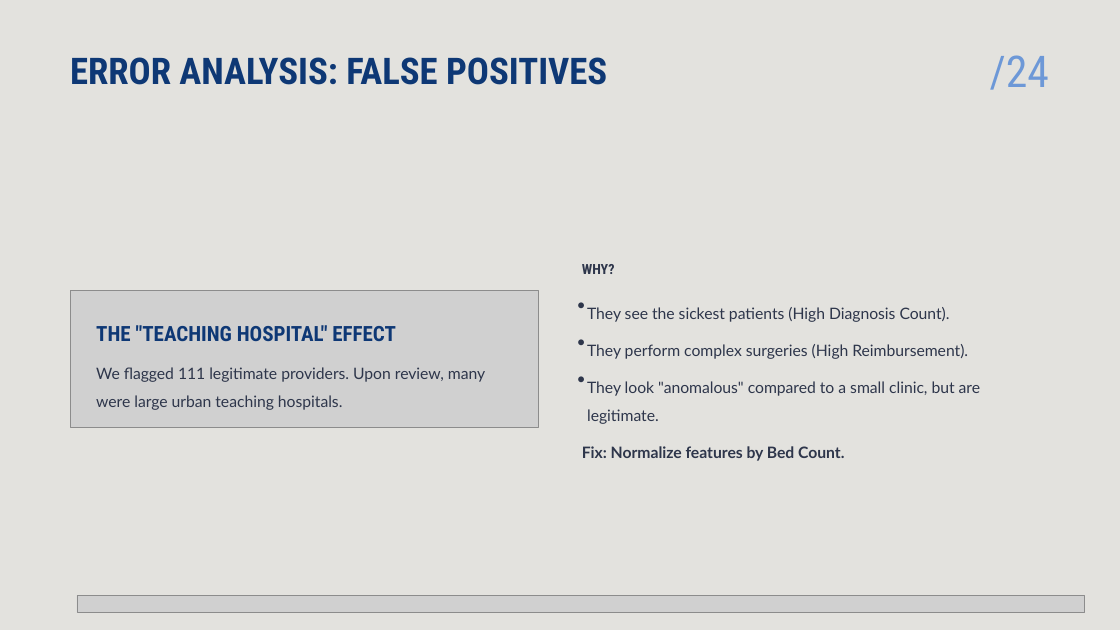
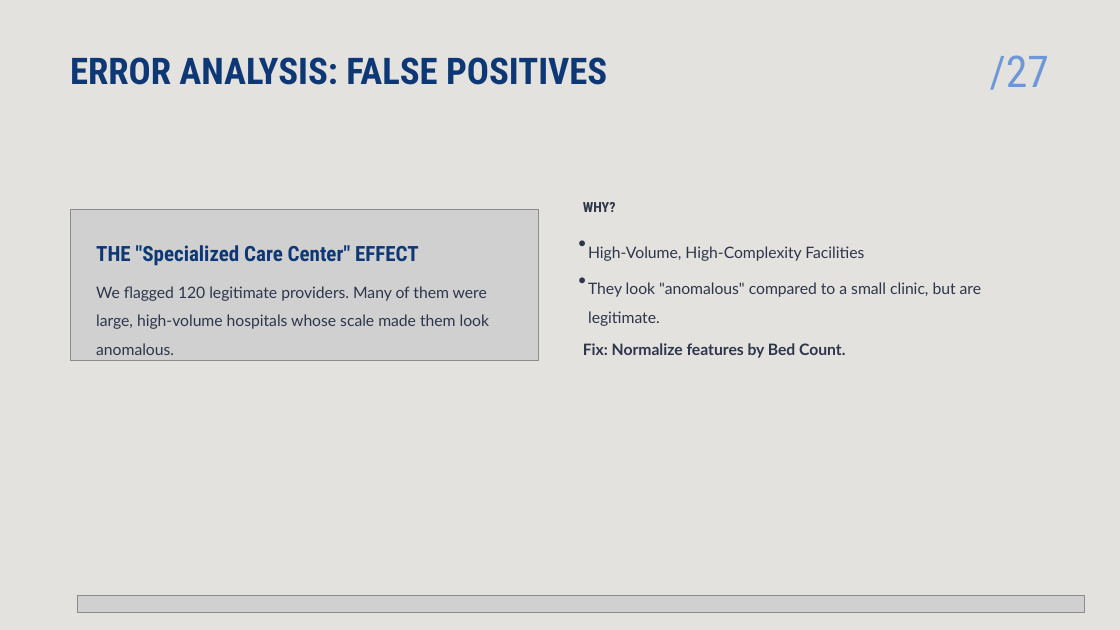
Before and after one commit to Ali-Tharwat/fraud_detection_project, a slide deck: slide 28 of reports/presentation.pptx (slide 25 before the commit). Drawn at 1120x630 pixels with LibreOffice and Linux fonts; fonts in the diff are those of the drawing; grey boxes stand for pictures. Boxes give left, top, right and bottom in pixels: in the first picture for what was removed or moved away, otherwise in the second. Text is boxed around its words. In the diff, an @@ line names an element or a change of style, - is before the commit and + after.

```diff
--- a/reports/presentation.pptx
+++ b/reports/presentation.pptx
@@ text at [990, 55, 1049, 90]: text changed @@
-/24
+/27
@@ picture: place and size @@
-picture at [70, 290, 538, 428]
+picture at [70, 209, 538, 360]
@@ text "WHY?": place and size @@
-text "WHY?" at [582, 264, 615, 274]
+text "WHY?" at [583, 202, 616, 212]
@@ text "•" rewrapped from [576, 332, 581, 355] to [578, 233, 583, 252] @@
@@ text at [96, 245, 419, 266]: text changed @@
-THE "TEACHING HOSPITAL" EFFECT
+THE "Specialized Care Center" EFFECT
@@ text added at [588, 246, 864, 261], 13.5 pt, text #2E364B @@
+High-Volume, High-Complexity Facilities
@@ text at [96, 286, 489, 355]: text changed @@
-We flagged 111 legitimate providers. Upon review, many were large urban teaching hospitals.
+We flagged 120 legitimate providers. Many of them were large, high-volume hospitals whose scale made them look anomalous.
@@ text "•" rewrapped from [576, 295, 581, 318] to [578, 270, 583, 289] @@
@@ text "They look "anomalous" compared to ...": place and size @@
-text "They look "anomalous" compared to ..." at [587, 381, 980, 424]
+text "They look "anomalous" compared to ..." at [588, 282, 981, 326]
@@ text removed at [587, 307, 950, 322] @@
-They see the sickest patients (High Diagnosis Count).
@@ text "Fix: Normalize features by Bed ...": place and size @@
-text "Fix: Normalize features by Bed ..." at [582, 446, 844, 461]
+text "Fix: Normalize features by Bed ..." at [583, 343, 845, 358]
@@ text removed at [587, 344, 968, 359] @@
-They perform complex surgeries (High Reimbursement).
@@ text removed at [576, 369, 581, 392] @@
-•
```
Also in this commit, not shown: 20 other slides changed, 5 slides added, 1 slide removed, 1 other file.
